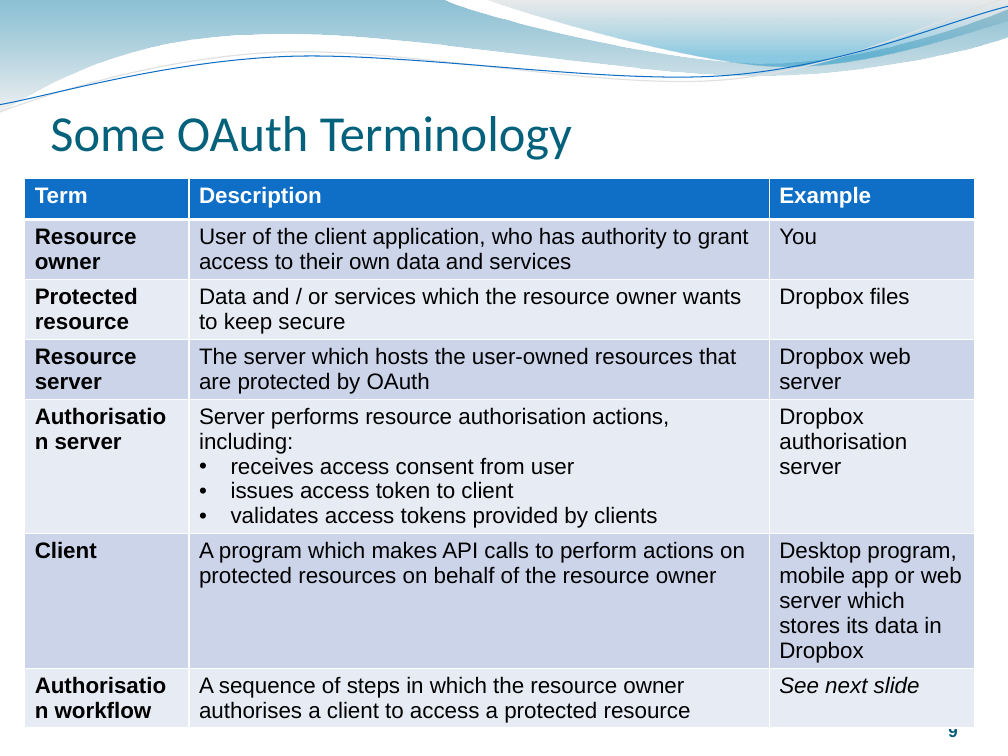
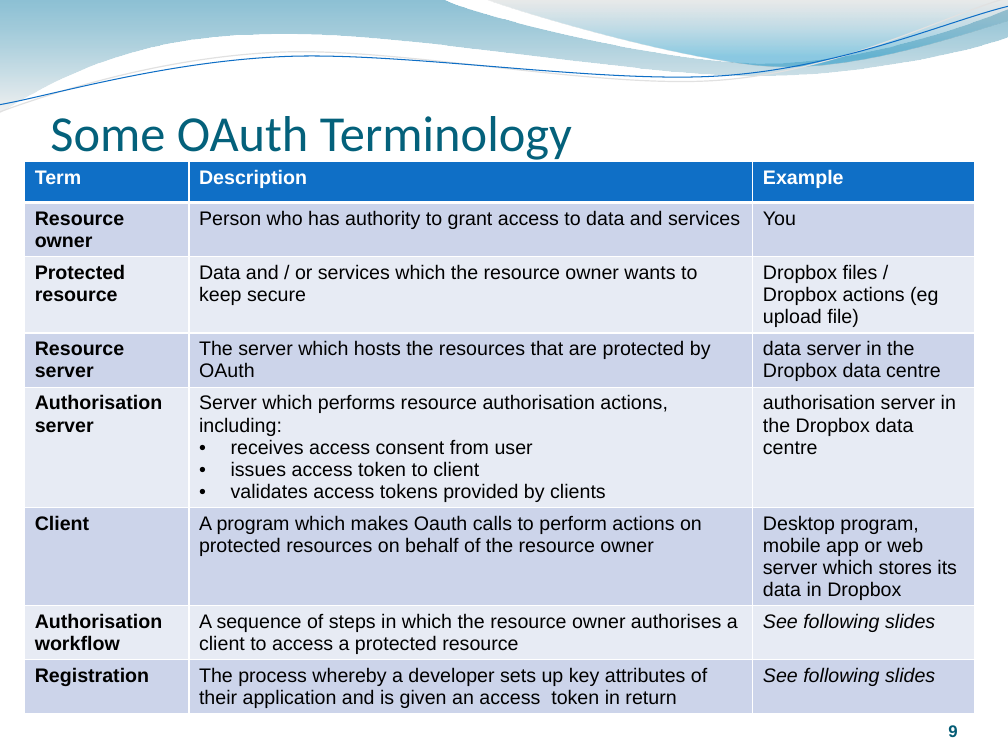
Before and after one commit to rozanski/bcs_spa14, a slide deck: slide 9 of session-materials/Oauth-Session.pptx. Drawn at 1008x756 pixels with LibreOffice and Linux fonts; fonts in the diff are those of the drawing. Boxes give left, top, right and bottom in pixels: in the first picture for what was removed or moved away, otherwise in the second. Text is boxed around its words. In the diff, an @@ line names an element or a change of style, - is before the commit and + after.

```diff
--- a/session-materials/Oauth-Session.pptx
+++ b/session-materials/Oauth-Session.pptx
@@ table at (24, 161, 974, 712) @@
-row 2: Resource owner | User of the client application, who has authority to grant access to their own data and services | You
-row 3: Protected resource | Data and / or services which the resource owner wants to keep secure | Dropbox files
-row 4: Resource server | The server which hosts the user-owned resources that are protected by OAuth | Dropbox web server
-row 5: Authorisation server | Server performs resource authorisation actions, including: / receives access consent from user / issues access token to client / validates access tokens provided by clients | Dropbox authorisation server
-row 6: Client | A program which makes API calls to perform actions on protected resources on behalf of the resource owner | Desktop program, mobile app or web server which stores its data in Dropbox
-row 7: Authorisation workflow | A sequence of steps in which the resource owner authorises a client to access a protected resource | See next slide
+row 2: Resource owner | Person who has authority to grant access to data and services | You
+row 3: Protected resource | Data and / or services which the resource owner wants to keep secure | Dropbox files / / Dropbox actions (eg upload file)
+row 4: Resource server | The server which hosts the resources that are protected by OAuth | data server in the Dropbox data centre
+row 5: Authorisation server | Server which performs resource authorisation actions, including: / receives access consent from user / issues access token to client / validates access tokens provided by clients | authorisation server in the Dropbox data centre
+row 6: Client | A program which makes Oauth calls to perform actions on protected resources on behalf of the resource owner | Desktop program, mobile app or web server which stores its data in Dropbox
+row 7: Authorisation workflow | A sequence of steps in which the resource owner authorises a client to access a protected resource | See following slides
+row 8: Registration | The process whereby a developer sets up key attributes of their application and is given an access token in return | See following slides
@@ table: place and size @@
-table at (24, 178, 974, 727)
+table at (24, 161, 974, 712)
```
Also in this commit, not shown: 16 other slides changed, 3 slides added, 2 other files.
